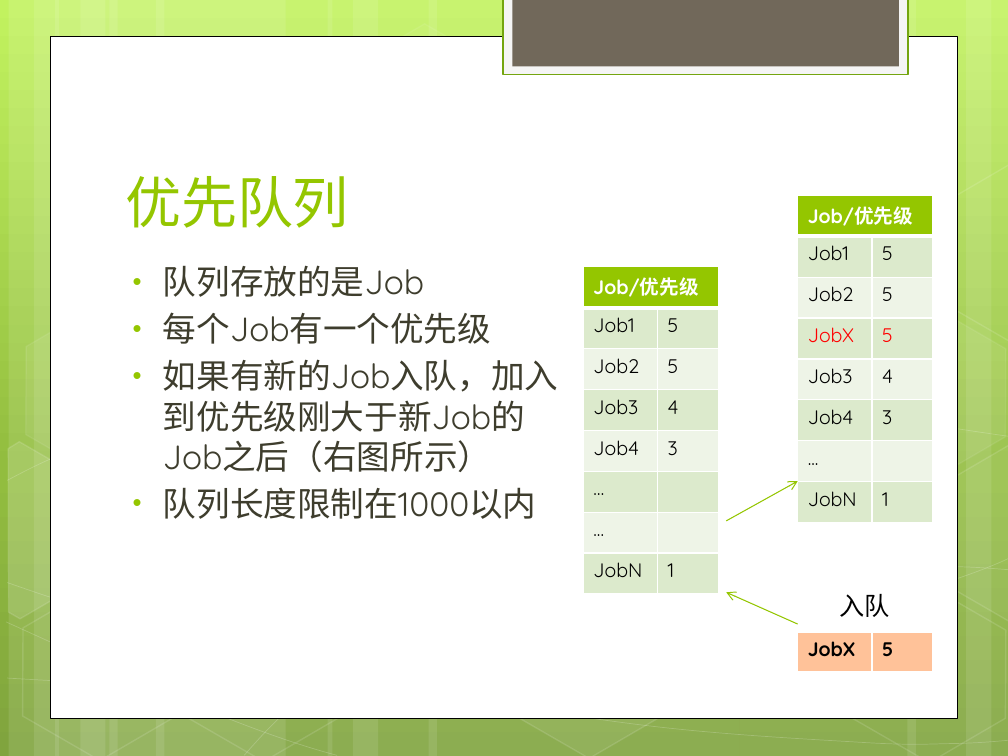
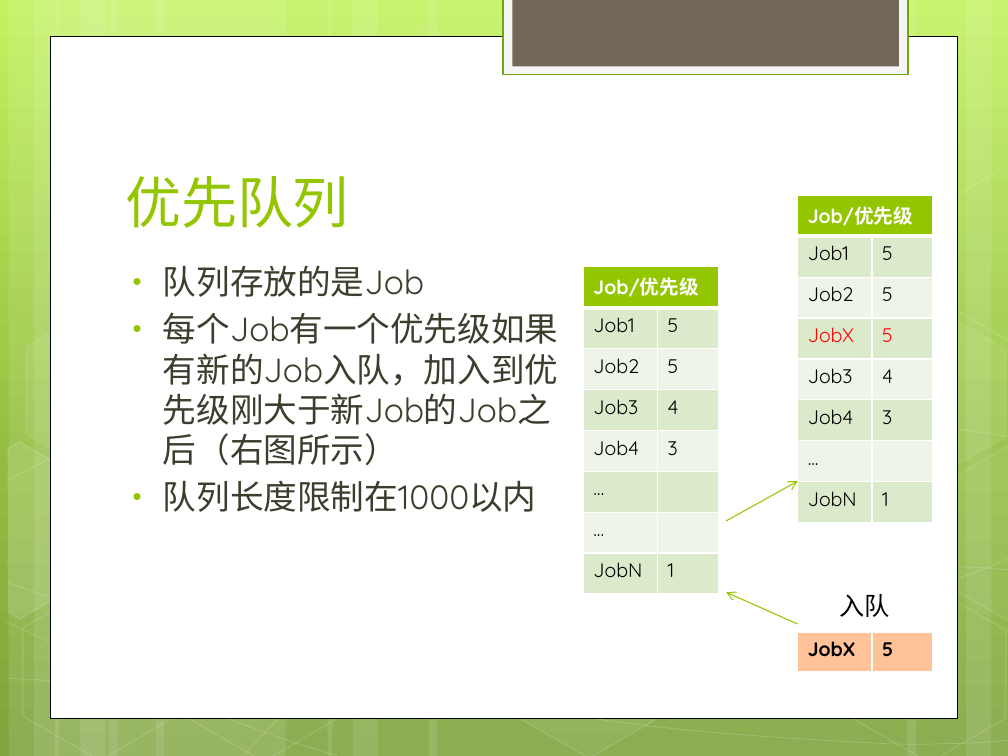
Before and after one commit to robertdoo/csc-good-sniffer, a slide deck: slide 3 of CSharp/EWorm/EWorm.Crawler/Eworm爬虫算法设计.pptx. Drawn at 1008x756 pixels with LibreOffice and Linux fonts; fonts in the diff are those of the drawing. Boxes give left, top, right and bottom in pixels: in the first picture for what was removed or moved away, otherwise in the second. Text is boxed around its words. In the diff, an @@ line names an element or a change of style, - is before the commit and + after.

```diff
--- a/CSharp/EWorm/EWorm.Crawler/Eworm爬虫算法设计.pptx
+++ b/CSharp/EWorm/EWorm.Crawler/Eworm爬虫算法设计.pptx
@@ text at (x1=163, y1=312, x2=558, y2=465): text changed @@
-• 每个Job有一个优先级
-• 如果有新的Job入队，加入到优先级刚大于新Job的Job之后（右图所示）
+• 每个Job有一个优先级如果有新的Job入队，加入到优先级刚大于新Job的Job之后（右图所示）
```
Also in this commit, not shown: 1 other slide changed, 1 slide added.
